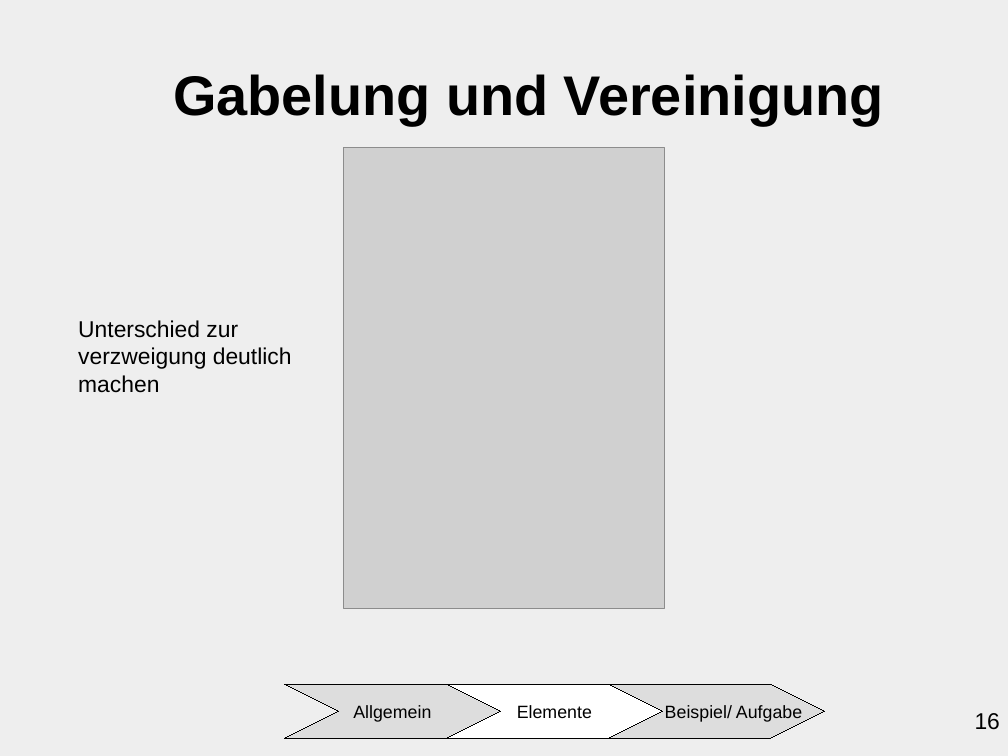
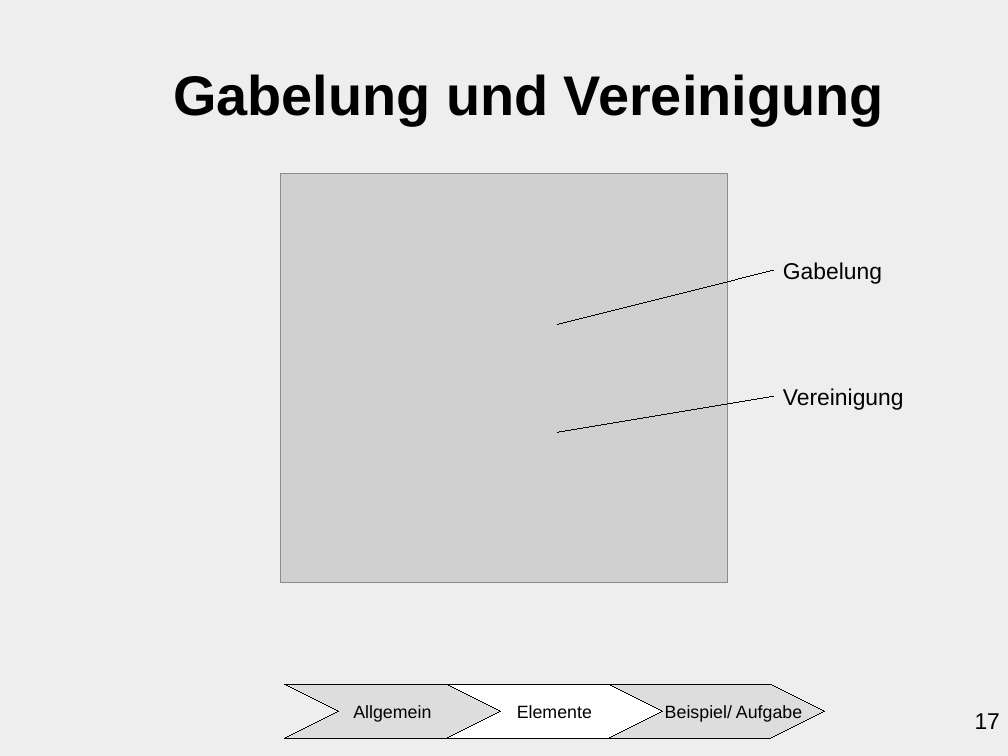
Before and after one commit to ChristianMarzianGithub/VortragAktivitaetsdiagramm, a slide deck: slide 17 of Präsentation Aktivitätsdiagramm/main/AktivitaetsdiagrammCM.odp (slide 16 before the commit). Drawn at 1008x756 pixels with LibreOffice and Linux fonts; fonts in the diff are those of the drawing; grey boxes stand for pictures. Boxes give left, top, right and bottom in pixels: in the first picture for what was removed or moved away, otherwise in the second. Text is boxed around its words. In the diff, an @@ line names an element or a change of style, - is before the commit and + after.

```diff
--- a/Präsentation Aktivitätsdiagramm/main/AktivitaetsdiagrammCM.odp
+++ b/Präsentation Aktivitätsdiagramm/main/AktivitaetsdiagrammCM.odp
@@ picture: place and size @@
-picture at [344,148,664,609]
+picture at [280,173,727,583]
@@ text added at [783,262,882,284], 18 pt, text #000000 @@
+Gabelung
@@ line added from (558, 324) to (774, 270), #000000 0 pt @@
@@ text removed at [78,320,292,393] @@
-Unterschied zur
-verzweigung deutlich
-machen
@@ text added at [783,388,904,410], 18 pt, text #000000 @@
+Vereinigung
@@ line added from (558, 432) to (774, 396), #000000 0 pt @@
@@ page number at [975,713,1000,729]: text changed @@
-16
+17
```
Also in this commit, not shown: 16 other slides changed.
